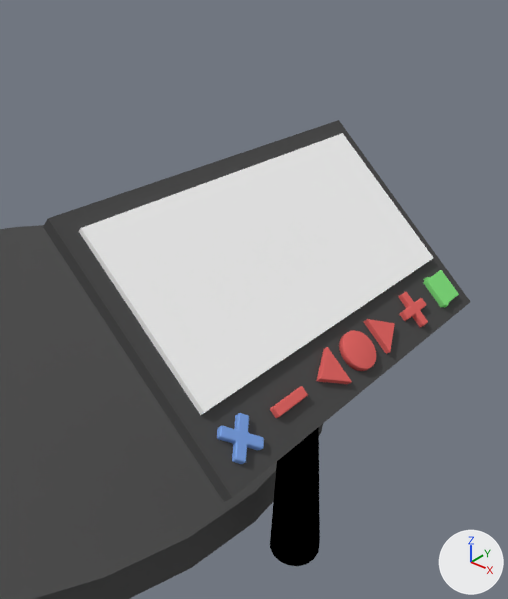
One commit to the Blender file Assets/Simulations/Conservation of Energy/Models/rollercoaster_simulation_buttonscreen.blend: the scene before it, then after it.
Before and after are seen from a 50 mm lens placed at (2.872, -1.255, 1.699), pointed at (1.817, -0.019, 0.819). Lighting does not change. The marker at lower right points along +X, +Y and +Z.

The first picture shows 'bigger', 'delete', 'left', 'play', 'podest', 'pole', 'right', 'screen', 'select', 'stop_v2'.
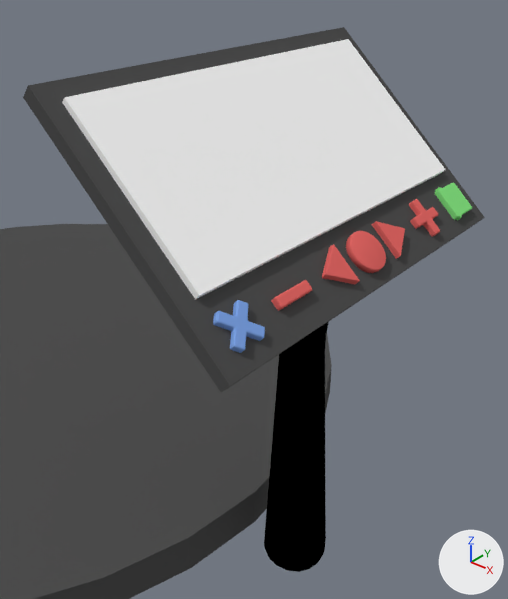
Diff of the bpy script that builds the scene:
```diff
--- a/Assets/Simulations/Conservation of Energy/Models/rollercoaster_simulation_buttonscreen.blend.py
+++ b/Assets/Simulations/Conservation of Energy/Models/rollercoaster_simulation_buttonscreen.blend.py
@@ me_cube_001 @@
 # used by ob_pole; location = (1.937, 0.0, 0.829)
-me_cube_001.from_pydata(...)  # 156 vertices, 140 faces; spans x -0.264..0.25, y -0.515..0.515, z -0.83..0.338
+me_cube_001.from_pydata(...)  # 156 vertices, 140 faces; spans x -0.264..0.25, y -0.515..0.515, z -1.096..0.338
+# me_cube_001 part 1: 96 of 156 vertices moved; they spanned x -0.046..0.103, y -0.075..0.075, z -0.83..-0.212 and now span x -0.063..0.121, y -0.092..0.092, z -1.096..-0.223; mean shift (0.0, 0.0, -0.145); largest move (0.081, -0.053, -0.83) -> (0.092, -0.063, -1.096)
 me_cube_001.materials.append(mat_base_002)
@@ ob_stop_v2 @@
 ob_stop_v2 = bpy.data.objects.new('stop_v2', me_cube_012)
-ob_stop_v2.location = (2.129, 0.426, 0.78)
+ob_stop_v2.location = (2.129, 0.426, 1.041)
 ob_stop_v2.rotation_euler = (0.0, 0.0, 7.854)  # degrees (0, 0, 90)
@@ ob_play @@
 ob_play = bpy.data.objects.new('play', me_cube_008)
-ob_play.location = (2.129, 0.419, 0.78)
+ob_play.location = (2.129, 0.419, 1.041)
 ob_play.rotation_euler = (0.0, 0.0, 7.854)  # degrees (0, 0, 90)
@@ ob_select @@
 ob_select = bpy.data.objects.new('select', me_cube_007)
-ob_select.location = (2.133, 0.0, 0.784)
+ob_select.location = (2.133, 0.0, 1.045)
 ob_select.rotation_euler = (0.0, 0.0, 7.854)  # degrees (0, 0, 90)
@@ ob_right @@
 ob_right = bpy.data.objects.new('right', me_cube_006)
-ob_right.location = (2.129, 0.111, 0.78)
+ob_right.location = (2.129, 0.111, 1.041)
 ob_right.rotation_euler = (0.0, 0.0, 7.854)  # degrees (0, 0, 90)
@@ ob_bigger @@
 ob_bigger = bpy.data.objects.new('bigger', me_cube_005)
-ob_bigger.location = (2.132, 0.268, 0.784)
+ob_bigger.location = (2.132, 0.268, 1.045)
 ob_bigger.rotation_euler = (0.0, 0.0, 7.854)  # degrees (0, 0, 90)
@@ ob_delete @@
 ob_delete = bpy.data.objects.new('delete', me_cube_004)
-ob_delete.location = (2.132, -0.426, 0.783)
+ob_delete.location = (2.132, -0.426, 1.045)
 ob_delete.rotation_euler = (0.0, 0.0, 7.854)  # degrees (0, 0, 90)
@@ ob_screen @@
 ob_screen = bpy.data.objects.new('screen', me_cube_002)
-ob_screen.location = (1.94, 0.0, 0.952)
+ob_screen.location = (1.94, 0.0, 1.214)
 ob_screen.rotation_euler = (0.0, 0.0, 7.854)  # degrees (0, 0, 90)
@@ ob_pole @@
 ob_pole = bpy.data.objects.new('pole', me_cube_001)
-ob_pole.location = (1.937, 0.0, 0.829)
+ob_pole.location = (1.937, 0.0, 1.09)
@@ ob_left @@
 ob_left = bpy.data.objects.new('left', me_cube_015)
-ob_left.location = (2.128, -0.111, 0.78)
+ob_left.location = (2.128, -0.111, 1.042)
 ob_left.rotation_euler = (0.0, 0.0, 7.854)  # degrees (0, 0, 90)
```

What differs and where, as boxes (x1, y1, x2, y2) in the pictures (508 x 599 px; the box of a moved part takes in the faces that stretch with it):
'screen', moved: before (79, 133, 433, 415); after (62, 39, 445, 299)
'pole', reshaped, moved (8% wider, 22% taller): before (43, 120, 470, 566); after (23, 27, 485, 572)
'delete', moved: before (217, 413, 264, 464); after (213, 300, 265, 353)
'select', moved: before (339, 330, 376, 371); after (346, 231, 386, 273)
'left', moved: before (316, 347, 352, 384); after (322, 244, 360, 284)
'right', moved: before (364, 319, 395, 354); after (372, 221, 405, 259)
'bigger', moved: before (399, 292, 428, 327); after (409, 199, 440, 237)
'stop_v2', moved: before (423, 270, 459, 308); after (435, 182, 472, 220)
'play', moved: before (423, 277, 450, 308); after (435, 187, 463, 220)
part 1 of me_cube_001, moved or reshaped: before (270, 427, 320, 566); after (264, 322, 329, 572)
